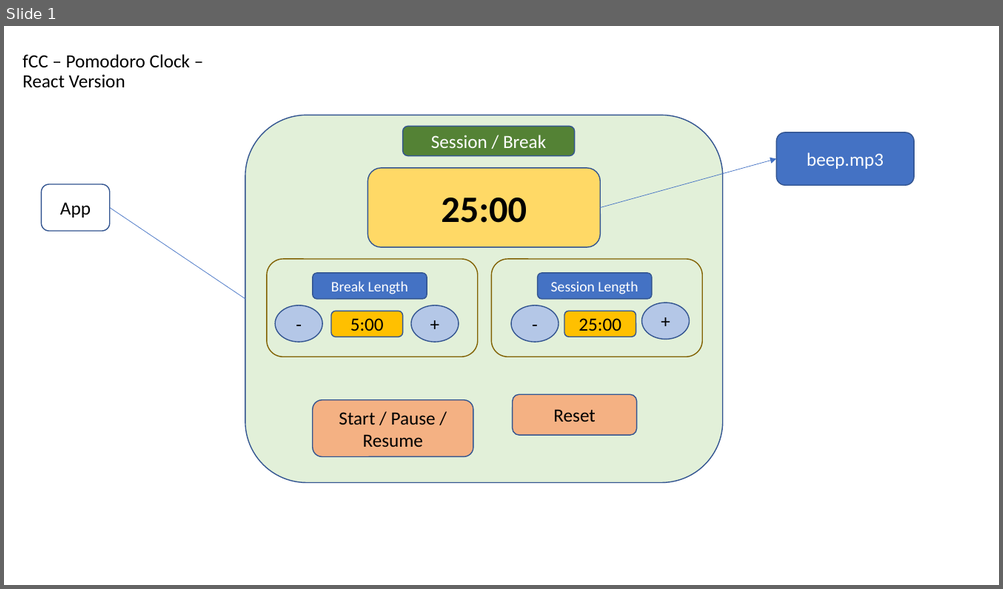
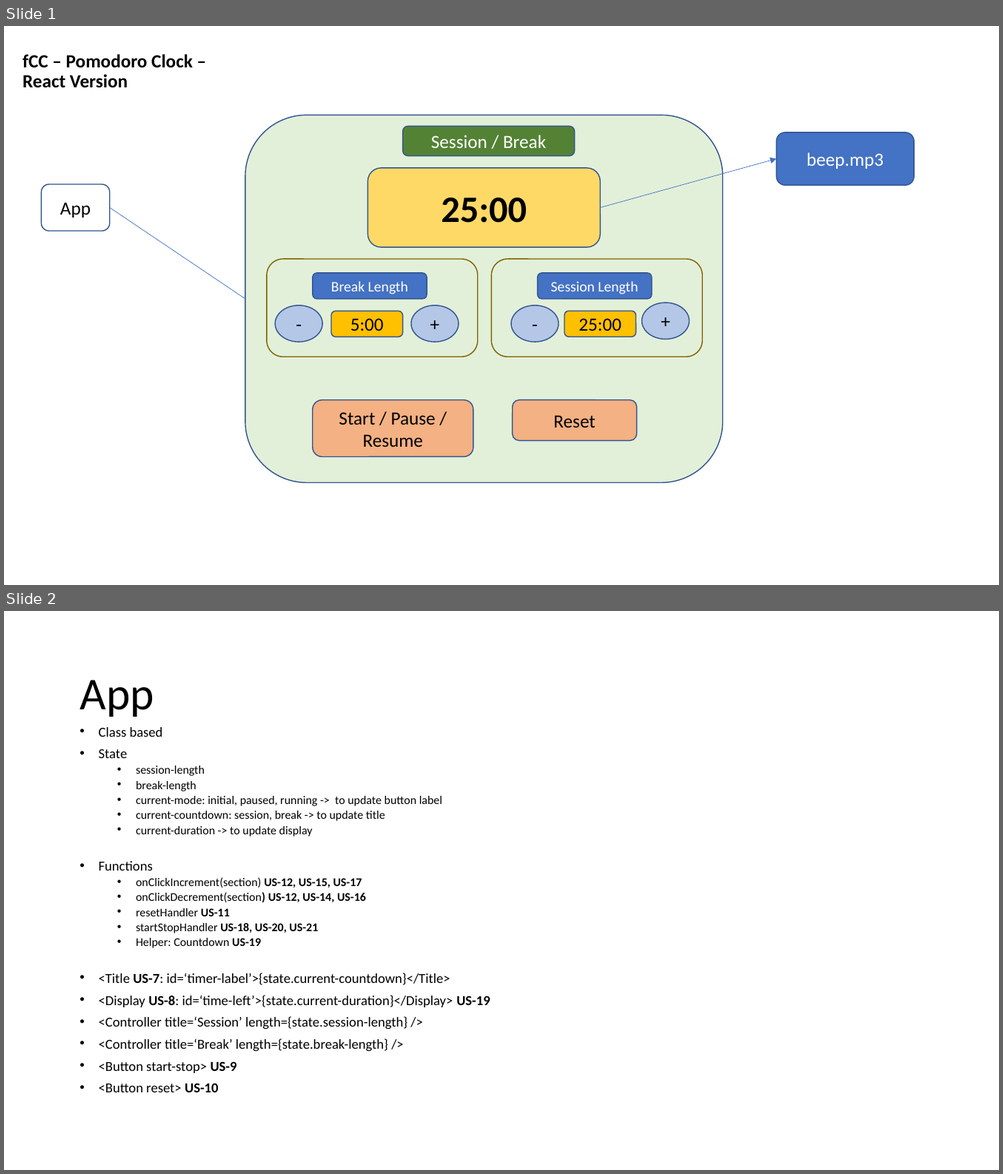
Before and after one commit to deweis/fcc-pomodoro, a slide deck: sketch.pptx. Shown one above the other, each under a label of ours: slide 1 before the commit, slides 1 and 2 after it. The pictures are 1003x589 and 1003x1174 pixels, drawn with LibreOffice and Linux fonts; fonts in the diff are those of the drawing. Boxes give left, top, right and bottom in pixels: in the first picture for what was removed or moved away, otherwise in the second. Text is boxed around its words. In the diff, an @@ line names an element or a change of style, - is before the commit and + after.

```diff
--- a/sketch.pptx
+++ b/sketch.pptx
@@ slide 2 added at box(4, 611, 999, 1170), background #FFFFFF @@
@@ title added at box(79, 680, 153, 717), 44 pt, text #000000 @@
+App
@@ text added at box(99, 727, 489, 1093), 11.4 pt, text #000000 @@
+• Class based
+• State
+  • session-length
+  • break-length
+  • current-mode: initial, paused, running -> to update button label
+  • current-countdown: session, break -> to update title
+  • current-duration -> to update display
+• Functions
+  • onClickIncrement(section) US-12, US-15, US-17
+  • onClickDecrement(section) US-12, US-14, US-16
+  • resetHandler US-11
+  • startStopHandler US-18, US-20, US-21
+  • Helper: Countdown US-19
+• <Title US-7: id=‘timer-label’>{state.current-countdown}</Title>
+• <Display US-8: id=‘time-left’>{state.current-duration}</Display> US-19
+• <Controller title=‘Session’ length={state.session-length} />
+• <Controller title=‘Break’ length={state.break-length} />
+• <Button start-stop> US-9
+• <Button reset> US-10
@@ slide 1 changed as well @@
@@ title "fCC – Pomodoro Clock – ..." at box(22, 54, 193, 88): bold on @@
@@ rounded rectangle "Reset": place and size @@
-rounded rectangle "Reset" at box(512, 395, 637, 435)
+rounded rectangle "Reset" at box(512, 400, 637, 441)
```
Also in this commit, not shown: 1 other slide added.
